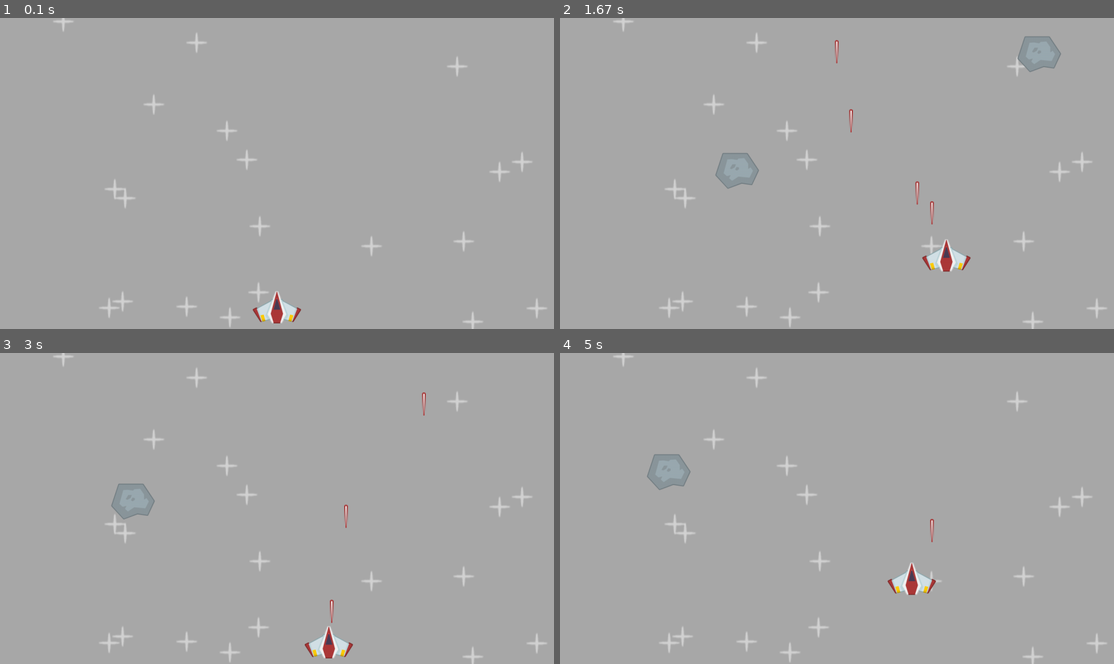
Above: before the commit, frames 1-4 (two rows, left to right).
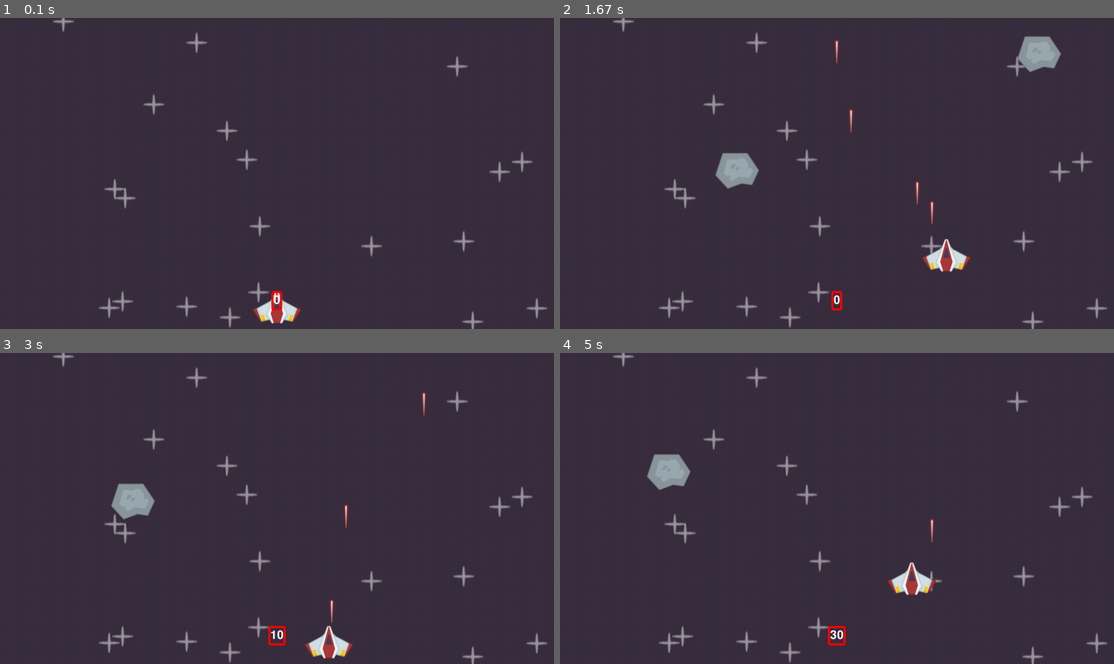
Above: after the commit, the same moments.

Repository: Siddhartha404/Pygame_projects
Game: pygame game, started from Space-Invaders/main.py
The game is run twice, just before and just after one commit, with the same random seed, the same clock (stepped at 60 frames per second) and the same inputs.
Inputs:
- Up to frame 1 (0.1 s): no input
- Up to frame 2 (1.67 s): tap Space at 0.33, 0.73, 1.03, 1.23, 1.57 s; hold Right 0.67-1.13 s; hold Up 1.17-1.47 s; hold Right from 1.5 s (still down)
- Up to frame 3 (3 s): tap Space at 1.87, 2.07, 2.37, 2.63, 2.97 s; release Right at 1.97 s; hold Left 2-2.53 s; hold Down 2.57-2.87 s; hold Left from 2.9 s (still down)
- Up to frame 4 (5 s): tap Space at 3.27, 3.4, 3.8, 4.1, 4.87 s; release Left at 3.3 s; hold Up 3.33-3.7 s; hold Right 3.73-4.37 s; hold Left from 4.8 s (still down)

The runs differ from the first frame. In frame 1, 100% of the frame differs, in the area x 0-100%, y 0-100%; in frame 2, 98%; in frame 3, 99%; in frame 4, 99%.

Commit message:
added scores

Diff:
--- a/Space-Invaders/main.py
+++ b/Space-Invaders/main.py
@@ -10,6 +10,7 @@
 pygame.display.set_caption("Space Invaders")
 running = True
 clock = pygame.time.Clock()
+SCORE = 0
 
 
 #saceship
@@ -49,8 +50,6 @@
             self.shoot_time = pygame.time.get_ticks()
         self.laser_timer()
 
-
-
 class Star(pygame.sprite.Sprite):
     def __init__(self, groups, img):
         super().__init__(groups)
@@ -81,11 +80,21 @@
         self.rect.y -= self.speed * dt
         if self.rect.bottom < 0:
             self.kill()
+
+def game_score():
+    text = font.render(str(SCORE), True, 'white')
+    text_rect = text.get_frect(midbottom = (WINDOW_WIDTH /2, WINDOW_HEIGHT - 50))
+    screen.blit(text,text_rect)
+    pygame.draw.rect(screen, 'red', text_rect.inflate((10,15)), 5,5)
+
 #all imports
 spaceship_img = pygame.image.load('images/spaceship.png').convert_alpha()
 star_img = pygame.image.load('images/star.png').convert_alpha()
 metero_img = pygame.image.load('images/meteor.png').convert_alpha()
 laser_img = pygame.image.load('images/laser.png').convert_alpha()
+
+#importing fonts
+font = pygame.font.Font(None, 40)
 
 #for sprites
 all_sprite = pygame.sprite.Group()
@@ -102,10 +111,14 @@
 
 #check for collision
 def collision():
+    global SCORE
     for laser in laser_sprites:
         collisions = pygame.sprite.spritecollide(laser, Meteor_sprites, True)
         if collisions:
+            SCORE += 10
             laser.kill()
+
+
 #Main loop
 while running:
     dt = clock.tick() / 1000
@@ -120,9 +133,9 @@
     all_sprite.update(dt)
     collision()
     #drawing the screen
-    screen.fill("darkgray")
+    screen.fill("#3a2e3f")
     all_sprite.draw(screen)
-
+    game_score()
     pygame.display.update()
 
 pygame.quit()
